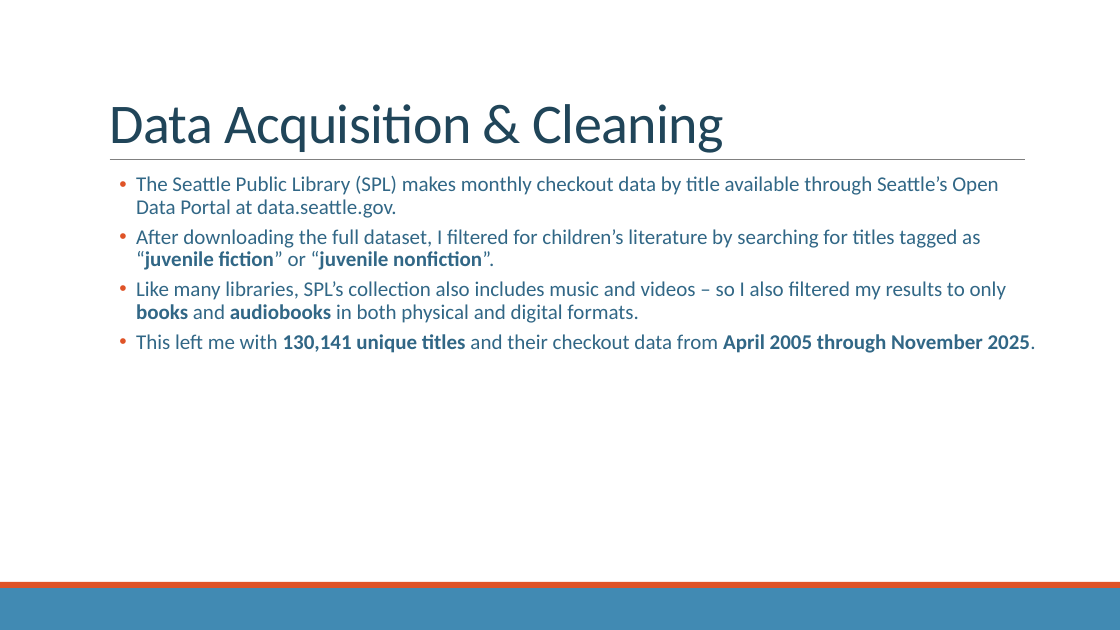
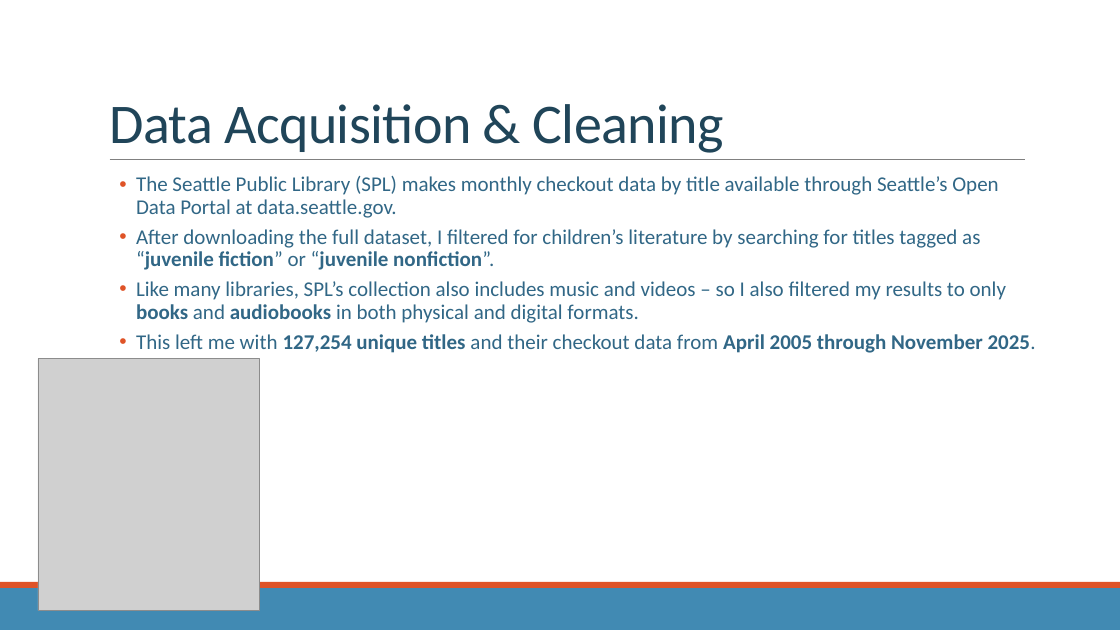
Before and after one commit to rm-pearson/NSS-capstone, a slide deck: slide 3 of presentation draft.pptx. Drawn at 1120x630 pixels with LibreOffice and Linux fonts; fonts in the diff are those of the drawing; grey boxes stand for pictures. Boxes give left, top, right and bottom in pixels: in the first picture for what was removed or moved away, otherwise in the second. Text is boxed around its words. In the diff, an @@ line names an element or a change of style, - is before the commit and + after.

```diff
--- a/presentation draft.pptx
+++ b/presentation draft.pptx
@@ picture added at (38,359,260,611) @@
@@ text at (136,334,1036,353): text changed @@
-  • This left me with 130,141 unique titles and their checkout data from April 2005 through November 2025.
+  • This left me with 127,254 unique titles and their checkout data from April 2005 through November 2025.
```
Also in this commit, not shown: 4 other slides changed, 2 slides added, 1 slide removed, 1 other file.
